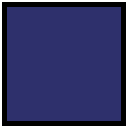
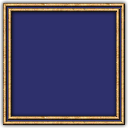
Before/after of a 128 × 128 layered artwork. What changed in the layer stack:
removed layer "Rectangle 1" over <box>8,8,120,120</box>
removed layer "Background" over <box>2,2,126,126</box>
added layer "Layer 10" above "Layer 11" over <box>0,0,128,128</box>
added layer "Layer 11" over <box>3,3,125,125</box>
